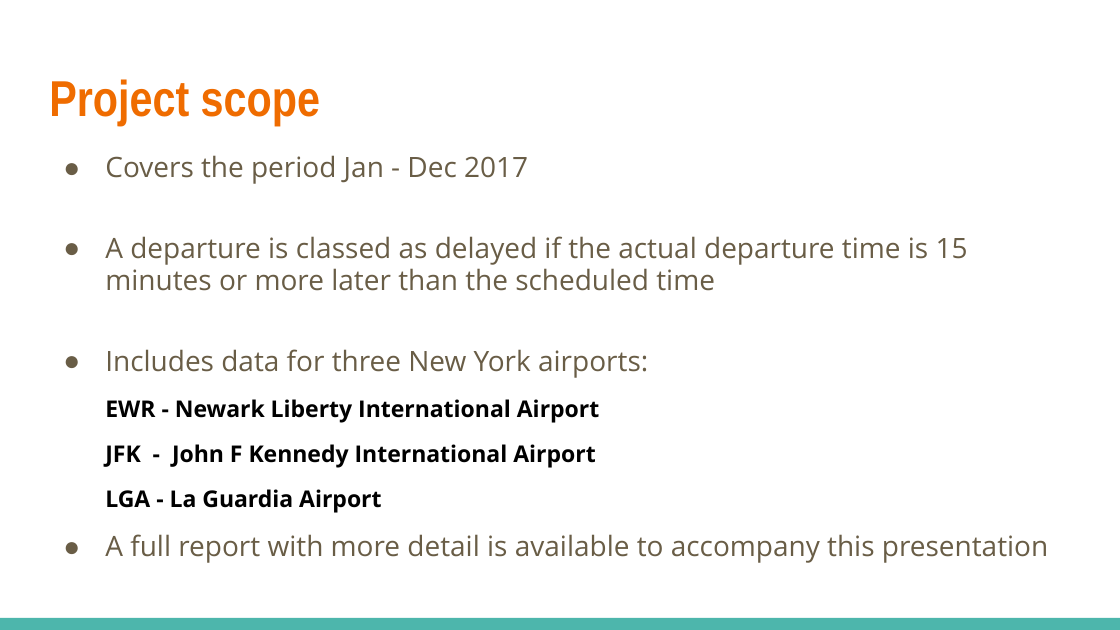
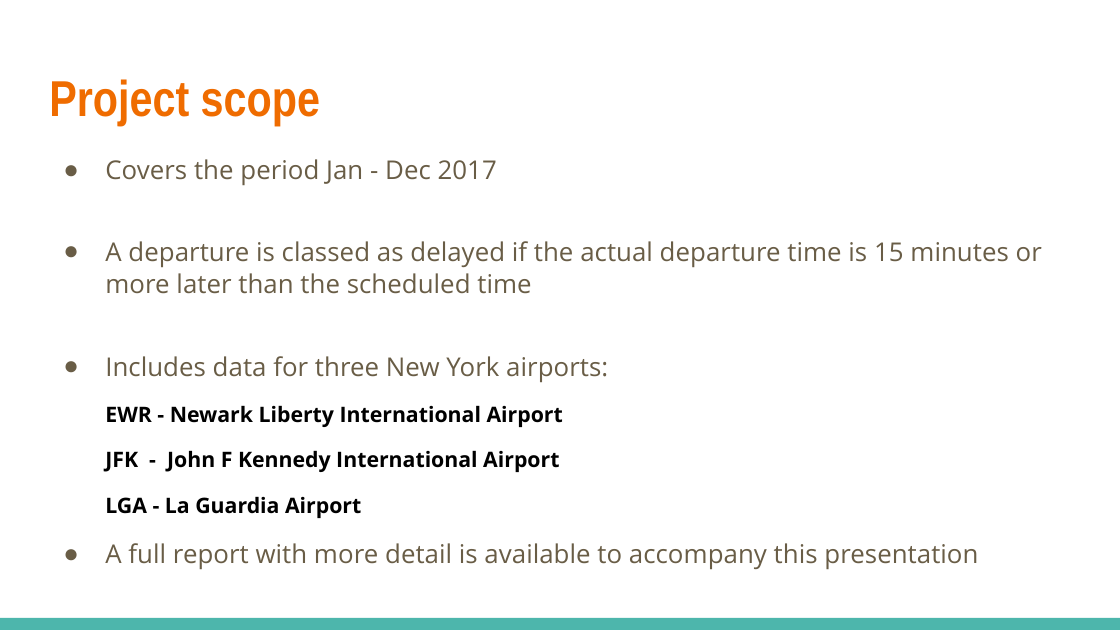
Before and after one commit to NeilEcosse/flight_delays, a slide deck: slide 3 of documentation/presentation.pptx (slide 2 before the commit). Drawn at 1120x630 pixels with LibreOffice and Linux fonts; fonts in the diff are those of the drawing. Boxes give left, top, right and bottom in pixels: in the first picture for what was removed or moved away, otherwise in the second. Text is boxed around its words. In the diff, an @@ line names an element or a change of style, - is before the commit and + after.

```diff
--- a/documentation/presentation.pptx
+++ b/documentation/presentation.pptx
@@ text "Covers the period Jan - ..." at (x1=105, y1=159, x2=1042, y2=570): size 18 to 16.6 pt in "Covers the period Jan - Dec 2017", "A departure is classed as delayed if ...", "Includes data for three New York airports:", "A full report with more detail is ..."; size 14.8 to 13.7 pt in "EWR - Newark Liberty International Airport", "JFK - John F Kennedy International Airport", "LGA - La Guardia Airport"; line spacing 0.95 to 1.05 @@
```
Also in this commit, not shown: 4 other slides changed, 1 slide added, 2 other files.
